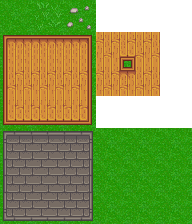
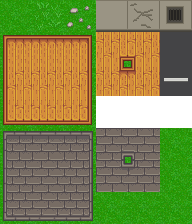
Comparing the layer stacks of the two 192 × 224 images. Changes:
added layer "Pasted Layer #5" above "Pasted Layer #4" over [160, 64, 192, 96]
added layer "Pasted Layer #4" above "Pasted Layer #2" over [160, 32, 192, 64]
added layer "Pasted Layer #2" above "StonePath" over [96, 0, 192, 32]
renamed "Pasted Layer #4" to "StonePath", painted on it over [4, 128, 160, 220]
